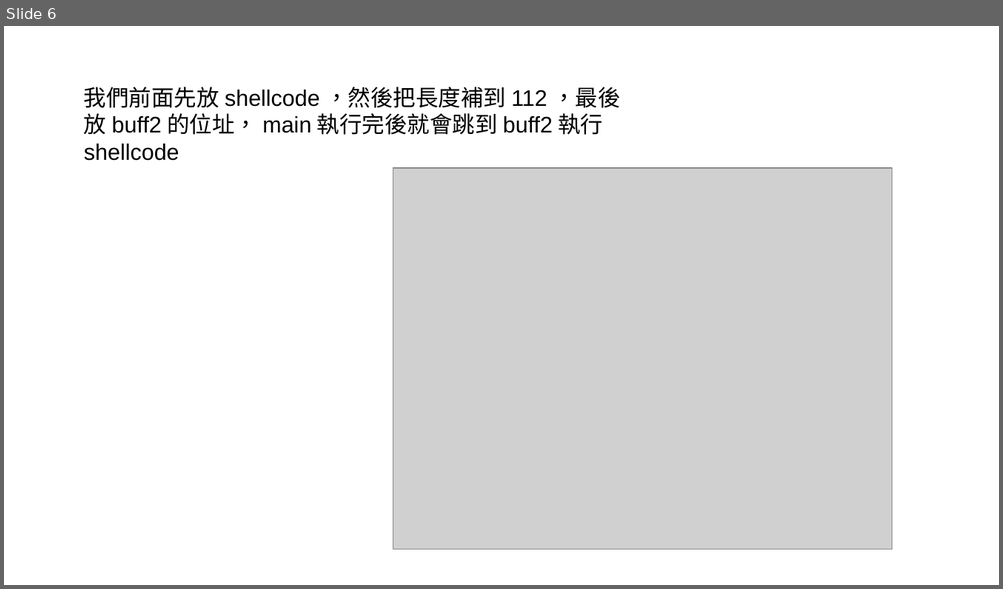
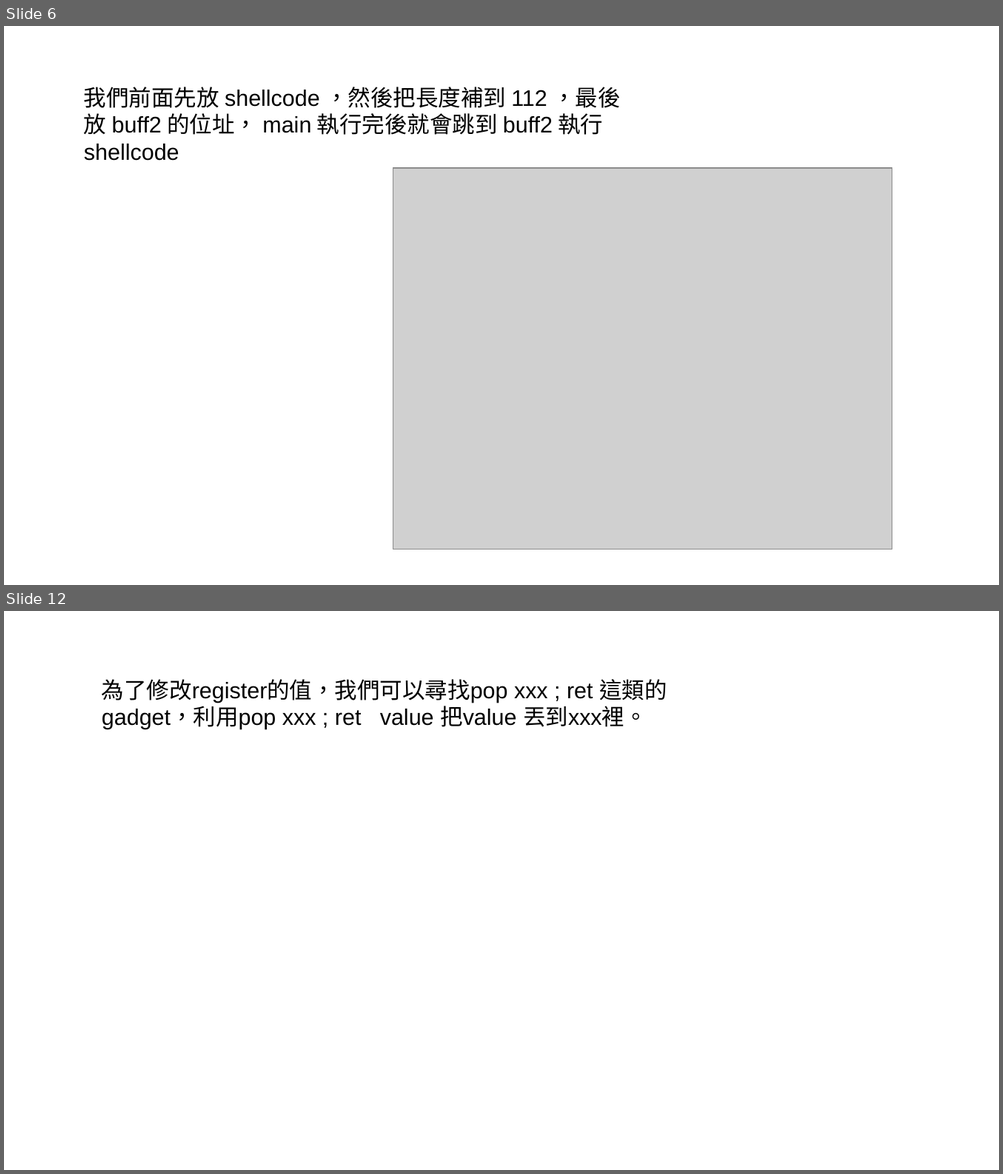
Before and after one commit to gardra/atdf, a slide deck: Lab3/Lab3.odp. Shown one above the other, each under a label of ours: slide 6 before the commit, slides 6 and 12 after it; the slides between them are not shown. The pictures are 1003x589 and 1003x1174 pixels, drawn with LibreOffice and Linux fonts; fonts in the diff are those of the drawing; grey boxes stand for pictures. Boxes give left, top, right and bottom in pixels: in the first picture for what was removed or moved away, otherwise in the second. Text is boxed around its words. In the diff, an @@ line names an element or a change of style, - is before the commit and + after.

```diff
--- a/Lab3/Lab3.odp
+++ b/Lab3/Lab3.odp
@@ slide 12 added at [4,611,999,1170], background #FFFFFF @@
@@ text added at [102,679,666,729], 18 pt, text #000000 @@
+為了修改register的值，我們可以尋找pop xxx ; ret 這類的gadget，利用pop xxx ; ret value 把value 丟到xxx裡。
```
Also in this commit, not shown: 10 other slides added, 5 other files.
